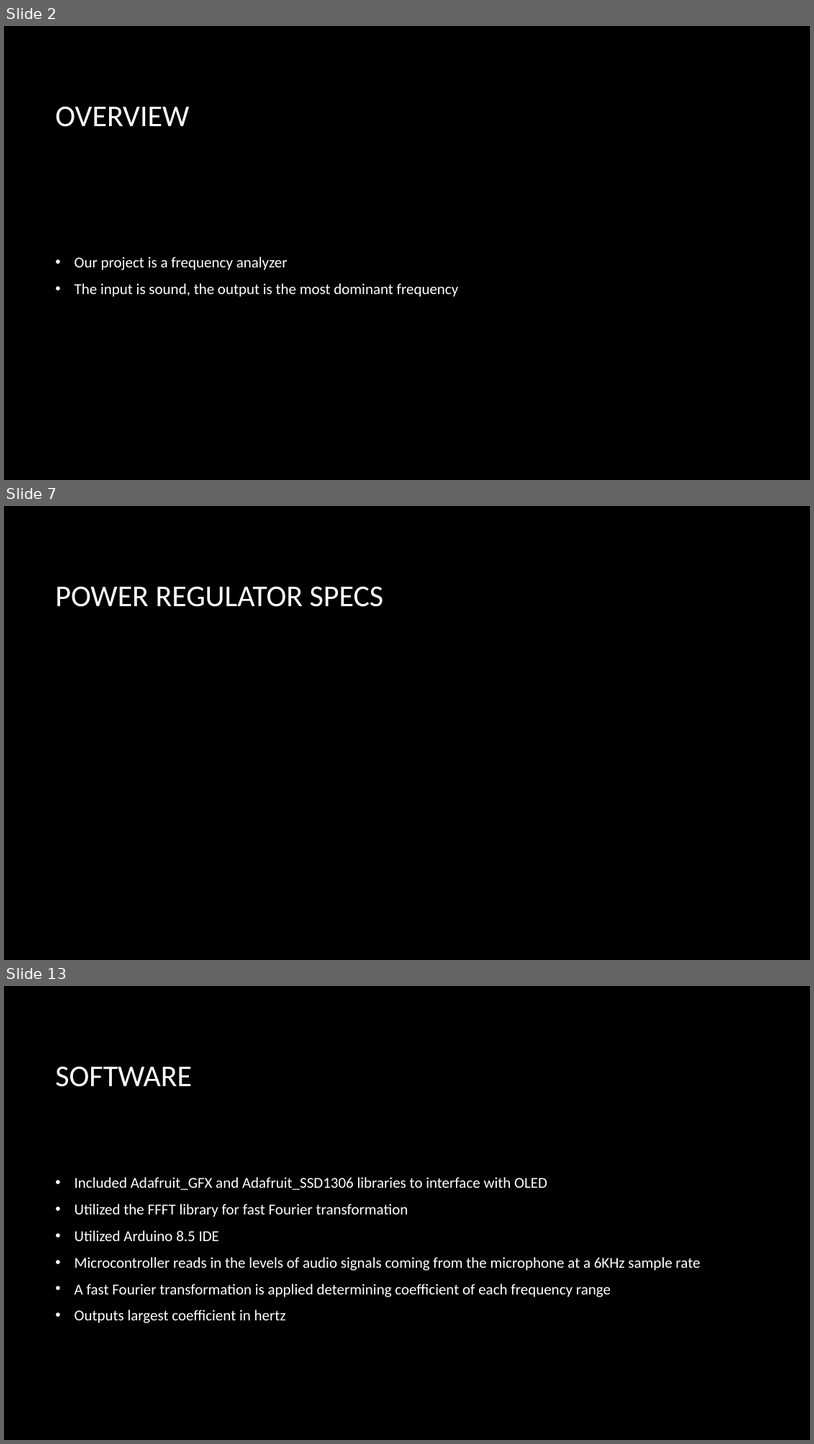
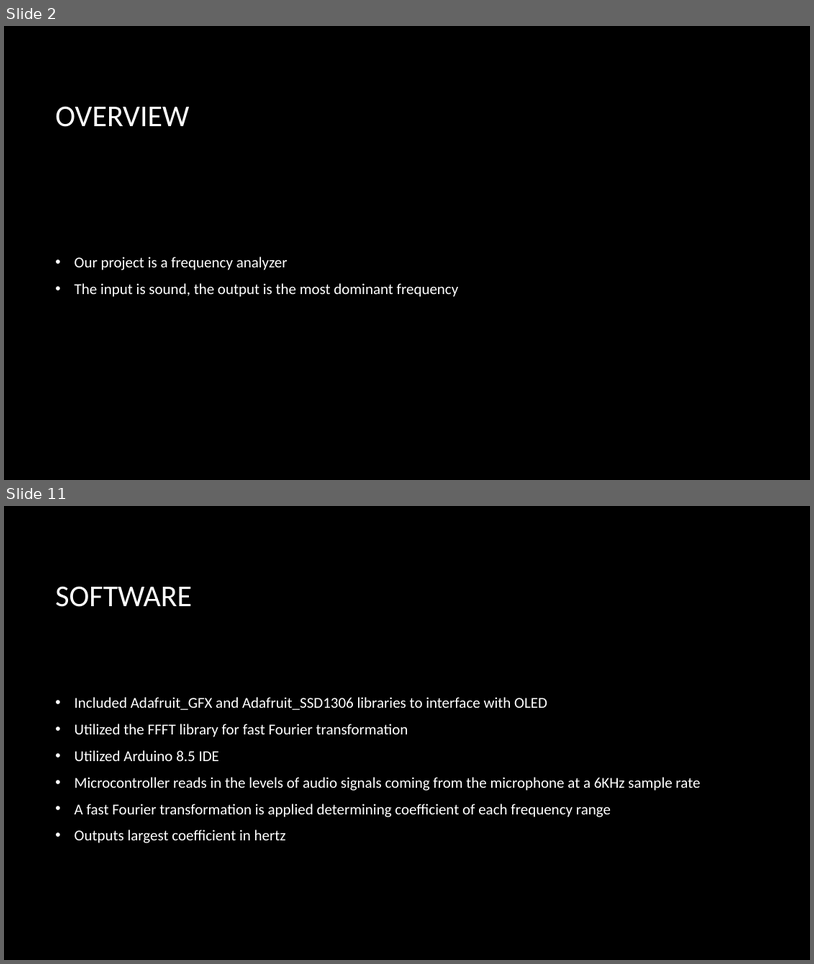
Before and after one commit to TheJonBovi/Pitch_Identifier, a slide deck: embedded C project .pptx. Shown one above the other, each under a label of ours: slides 2, 7 and 13 before the commit, slides 2 and 11 after it; the slides between them are not shown. The pictures are 814x1444 and 814x964 pixels, drawn with LibreOffice and Linux fonts; fonts in the diff are those of the drawing; grey boxes stand for pictures; background and template pictures are left out. Boxes give left, top, right and bottom in pixels: in the first picture for what was removed or moved away, otherwise in the second. Text is boxed around its words. In the diff, an @@ line names an element or a change of style, - is before the commit and + after.

```diff
--- a/embedded C project .pptx
+++ b/embedded C project .pptx
@@ slide 7 removed at box(4, 506, 810, 960), background picture (left out) @@
@@ title removed at box(55, 586, 384, 607) @@
-POWER REGULATOR SPECS
@@ what was slide 13 is now slide 11 @@
```
Also in this commit, not shown: 10 slides changed, 1 other slide removed, 6 other files.
